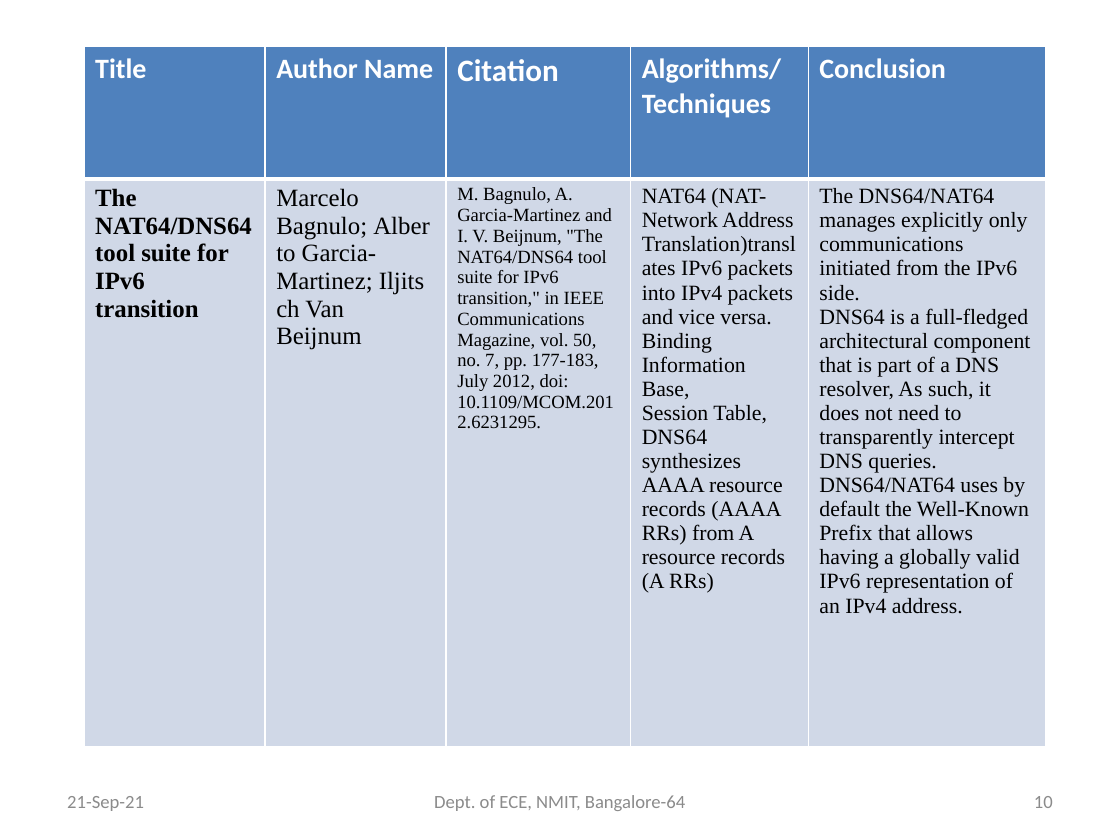
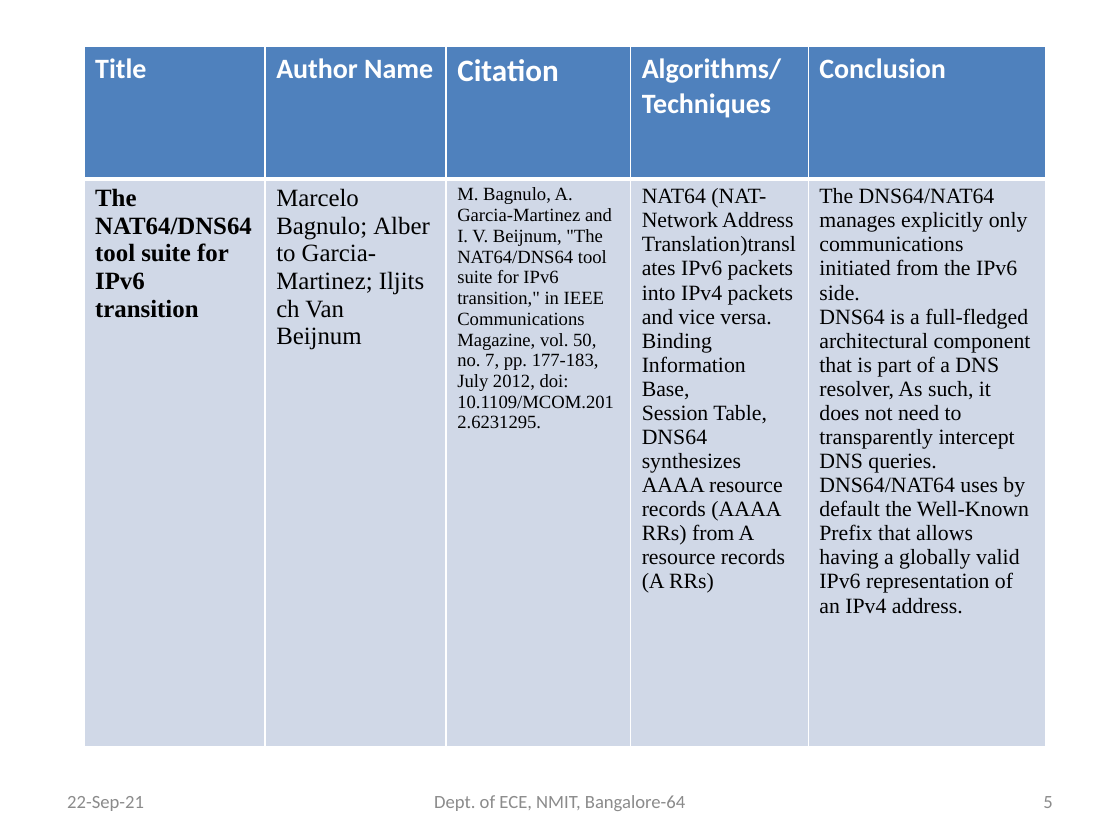
Before and after one commit to Shivakumarbharath/Dual-Stack-Host, a slide deck: slide 5 of Official Documents/Project Batch 16 phase1.pptx (slide 10 before the commit). Drawn at 1120x840 pixels with LibreOffice and Linux fonts; fonts in the diff are those of the drawing. Boxes give left, top, right and bottom in pixels: in the first picture for what was removed or moved away, otherwise in the second. Text is boxed around its words. In the diff, an @@ line names an element or a change of style, - is before the commit and + after.

```diff
--- a/Official Documents/Project Batch 16 phase1.pptx
+++ b/Official Documents/Project Batch 16 phase1.pptx
@@ text at (67, 796, 144, 811): text changed @@
-21-Sep-21
+22-Sep-21
@@ page number at (1043, 796, 1052, 808): text changed @@
-10
+5
```
Also in this commit, not shown: 12 other slides changed, 2 slides removed.
